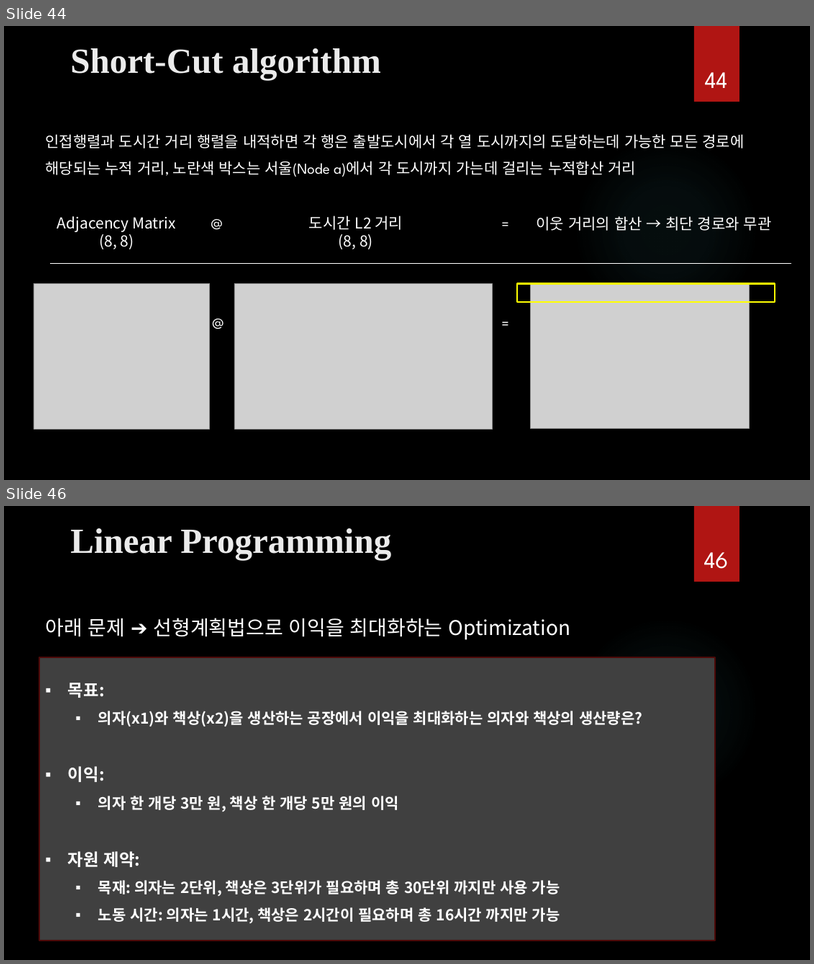
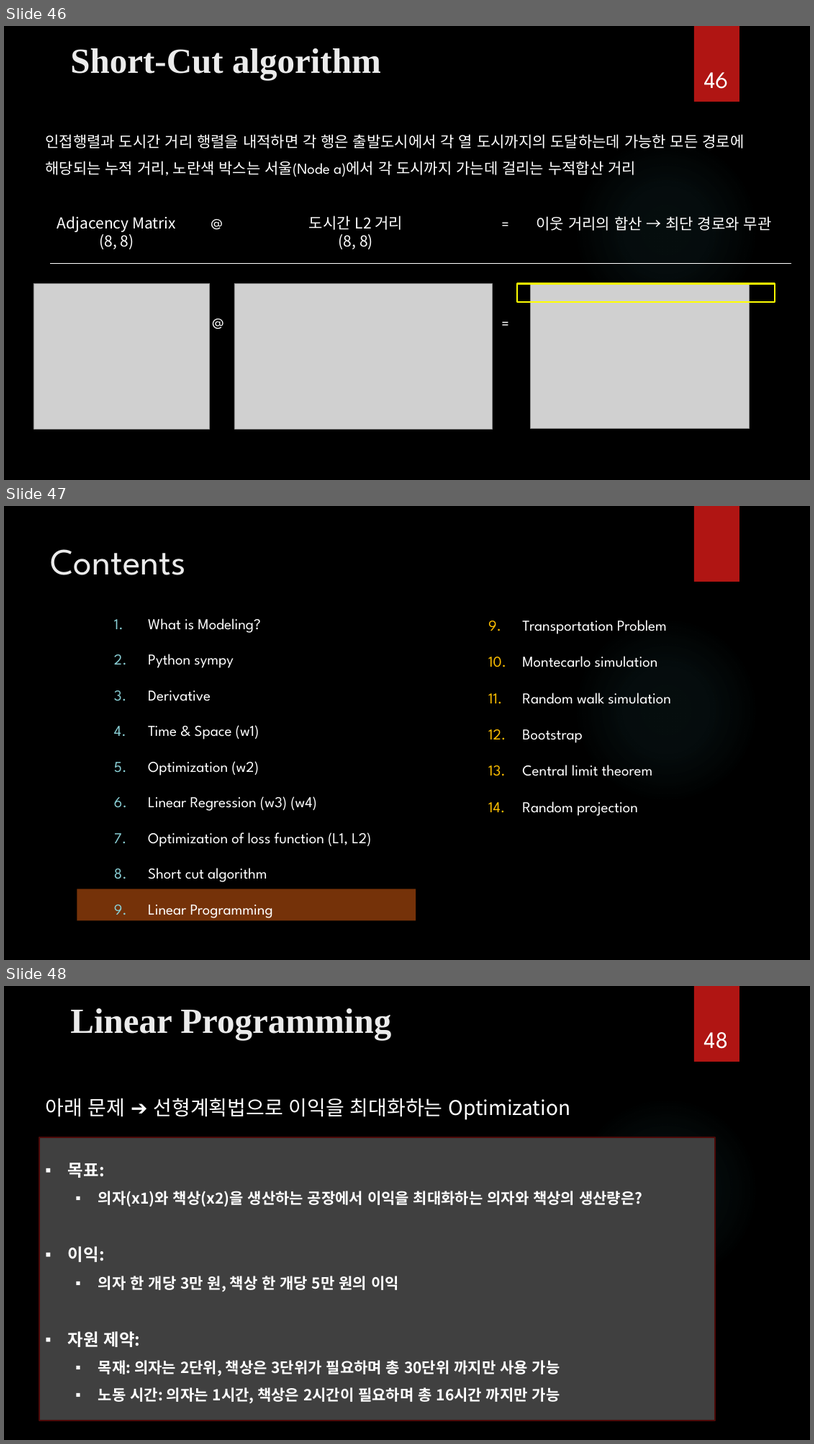
Before and after one commit to ancestor9/mathematics-for-machine-learning, a slide deck: Calculus/Modeling_Simulation_1.pptx. Shown one above the other, each under a label of ours: slides 44 and 46 before the commit, slides 46, 47 and 48 after it; the slides between them are not shown. The pictures are 814x964 and 814x1444 pixels, drawn with LibreOffice and Linux fonts; fonts in the diff are those of the drawing; grey boxes stand for pictures; background and template pictures are left out. Boxes give left, top, right and bottom in pixels: in the first picture for what was removed or moved away, otherwise in the second. Text is boxed around its words. In the diff, an @@ line names an element or a change of style, - is before the commit and + after.

```diff
--- a/Calculus/Modeling_Simulation_1.pptx
+++ b/Calculus/Modeling_Simulation_1.pptx
@@ slide 47 added at (x1=4, y1=506, x2=810, y2=960), background picture (left out); not listed: 2 template elements that a slide beside it also shows @@
@@ title added at (x1=51, y1=549, x2=186, y2=575), 44 pt, text #EBEBEB @@
+Contents
@@ subtitle added at (x1=148, y1=618, x2=371, y2=918), 18 pt, text #FFFFFF @@
+1. What is Modeling?
+2. Python sympy
+3. Derivative
+4. Time & Space (w1)
+5. Optimization (w2)
+6. Linear Regression (w3) (w4)
+7. Optimization of loss function (L1, L2)
+8. Short cut algorithm
+9. Linear Programming
@@ text added at (x1=522, y1=620, x2=671, y2=816), 18 pt, text #FFFFFF @@
+9. Transportation Problem
+10. Montecarlo simulation
+11. Random walk simulation
+12. Bootstrap
+13. Central limit theorem
+14. Random projection
@@ rectangle added at (x1=77, y1=889, x2=416, y2=921), fill #753209 @@
@@ what was slide 44 is now slide 46 @@
@@ page number at (x1=705, y1=72, x2=729, y2=89): text changed @@
-44
+46
@@ what was slide 46 is now slide 48 @@
@@ page number at (x1=704, y1=1032, x2=728, y2=1049): text changed @@
-46
+48
```
Also in this commit, not shown: 10 slides changed, 1 other slide added.
